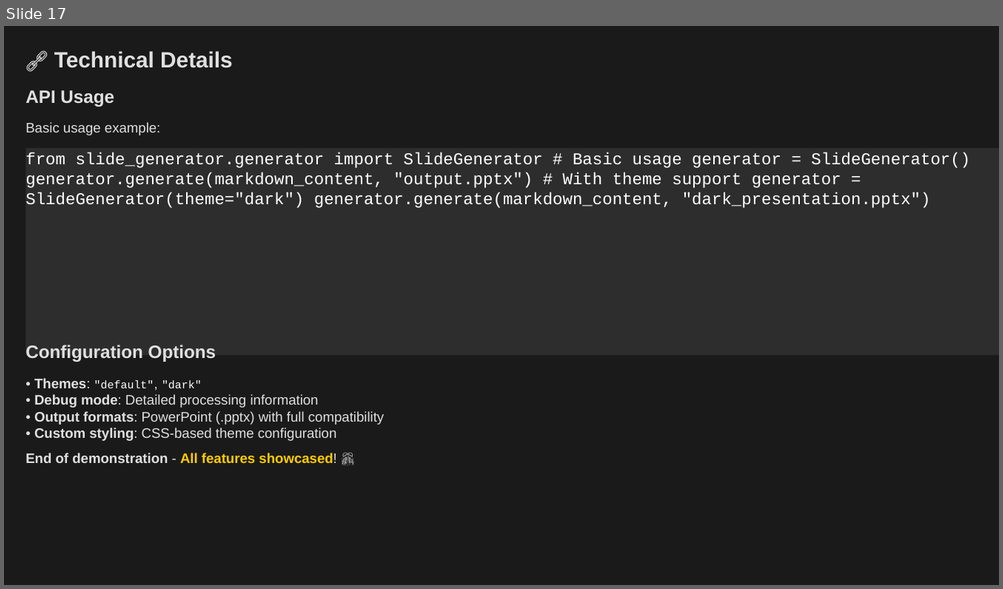
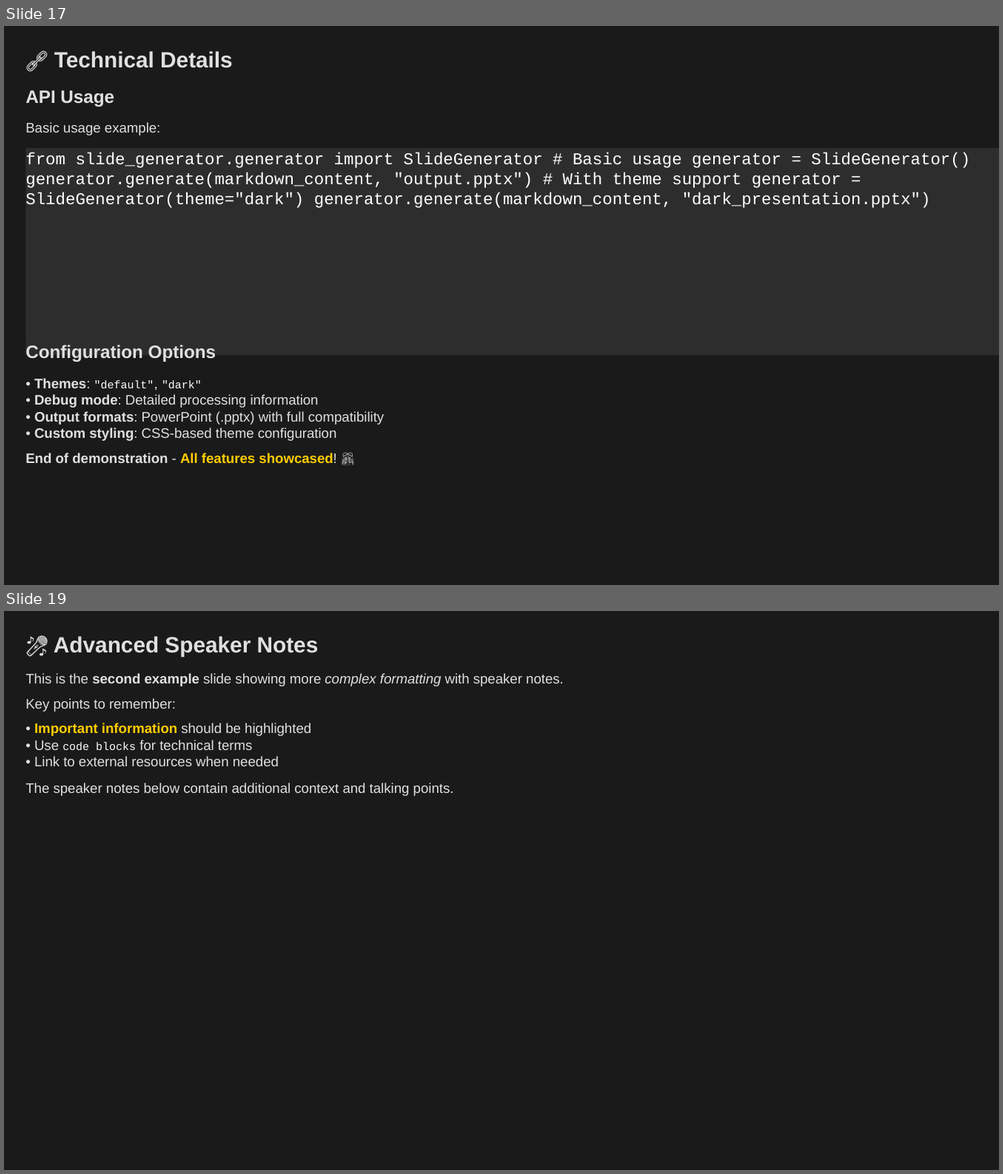
Before and after one commit to louisazhou/slidegenerator, a slide deck: output/comprehensive_demo_dark.pptx. Shown one above the other, each under a label of ours: slide 17 before the commit, slides 17 and 19 after it; the slides between them are not shown. The pictures are 1003x589 and 1003x1174 pixels, drawn with LibreOffice and Linux fonts; fonts in the diff are those of the drawing. Boxes give left, top, right and bottom in pixels: in the first picture for what was removed or moved away, otherwise in the second. Text is boxed around its words. In the diff, an @@ line names an element or a change of style, - is before the commit and + after.

```diff
--- a/output/comprehensive_demo_dark.pptx
+++ b/output/comprehensive_demo_dark.pptx
@@ slide 19 added at [4, 611, 999, 1170], background #1A1A1A @@
@@ text added at [54, 636, 318, 656], 16 pt, text #E0E0E0, bold @@
+🎤 Advanced Speaker Notes
@@ text added at [25, 673, 563, 686], 10 pt, text #E0E0E0 @@
+This is the second example slide showing more complex formatting with speaker notes.
@@ text added at [25, 698, 176, 712], 10 pt, text #E0E0E0 @@
+Key points to remember:
@@ text added at [34, 723, 311, 766], 10 pt, text #E0E0E0 @@
+• Important information should be highlighted
+• Use code blocks for technical terms
+• Link to external resources when needed
@@ text added at [25, 783, 454, 796], 10 pt, text #E0E0E0 @@
+The speaker notes below contain additional context and talking points.
```
Also in this commit, not shown: 1 slide changed, 1 other slide added, 15 other files.
